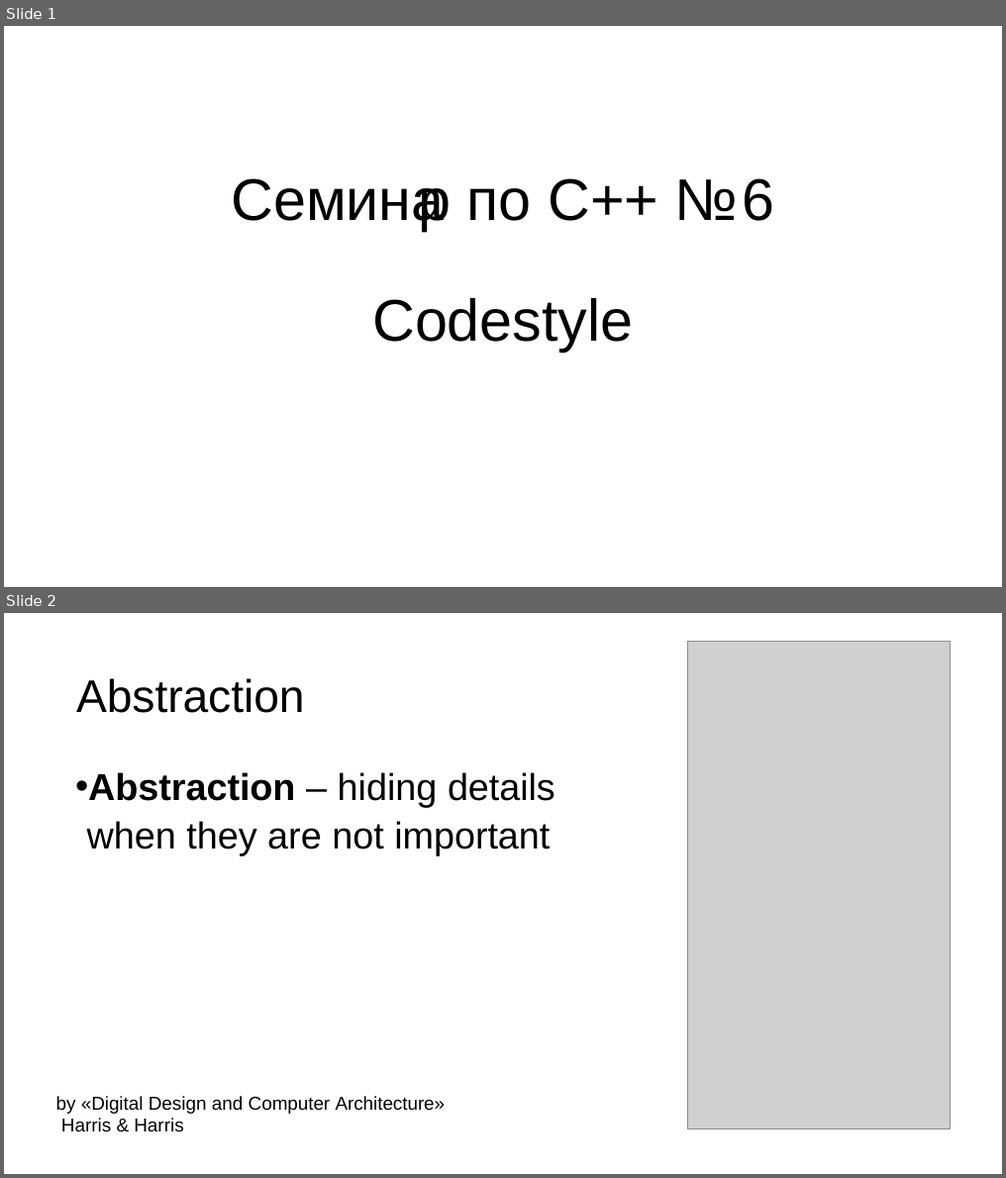
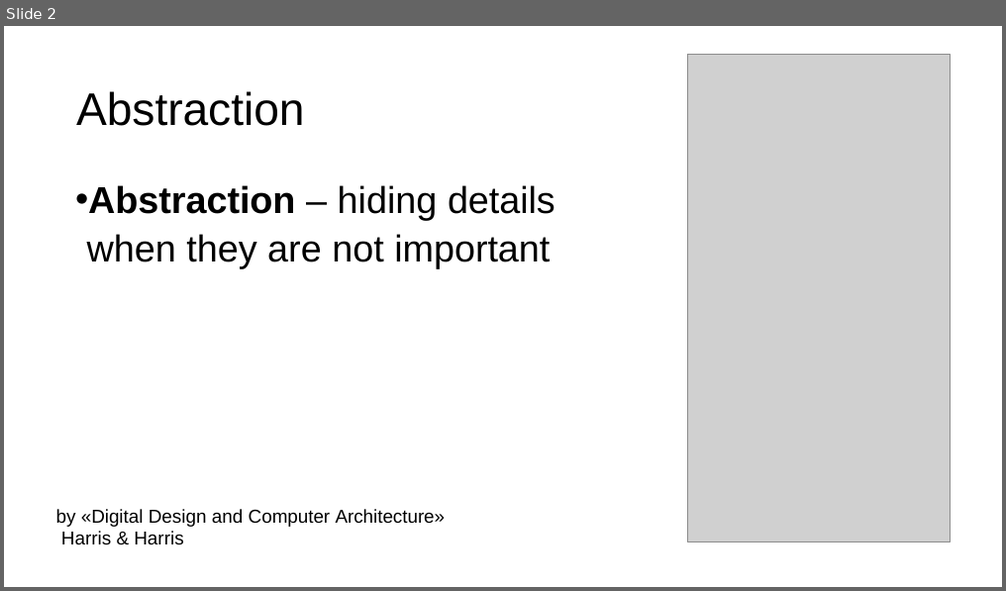
Before and after one commit to kostya2709/C_Plus_Plus_seminars, a slide deck: fall/sem_6_code_style/presentations/Семинар_6.pptx. Shown one above the other, each under a label of ours: slides 1 and 2 before the commit, slide 2 after it. The pictures are 1006x1178 and 1006x591 pixels, drawn with LibreOffice and Linux fonts; fonts in the diff are those of the drawing; grey boxes stand for pictures. Boxes give left, top, right and bottom in pixels: in the first picture for what was removed or moved away, otherwise in the second. Text is boxed around its words. In the diff, an @@ line names an element or a change of style, - is before the commit and + after.

```diff
--- a/fall/sem_6_code_style/presentations/Семинар_6.pptx
+++ b/fall/sem_6_code_style/presentations/Семинар_6.pptx
@@ slide 1 removed at (4,26,1002,587), background #FFFFFF @@
@@ title removed at (231,178,775,352) @@
-Семинар по C++ №6
-Codestyle
```
Also in this commit, not shown: 1 slide added, 1 other file.
